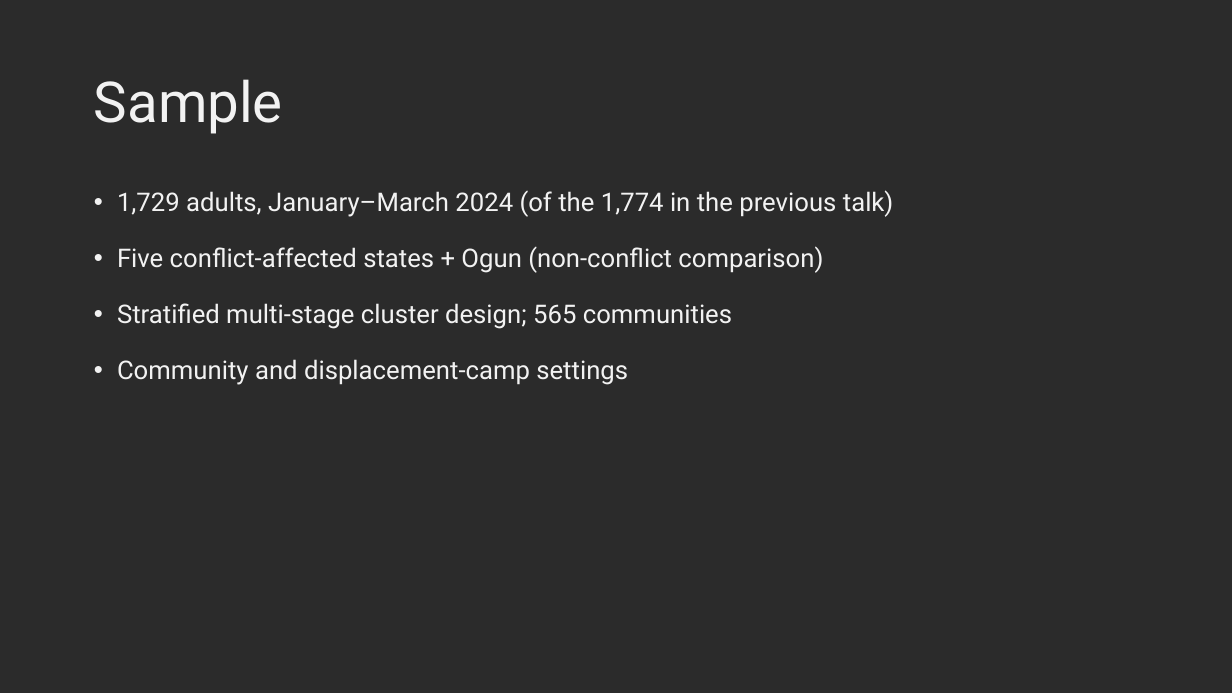
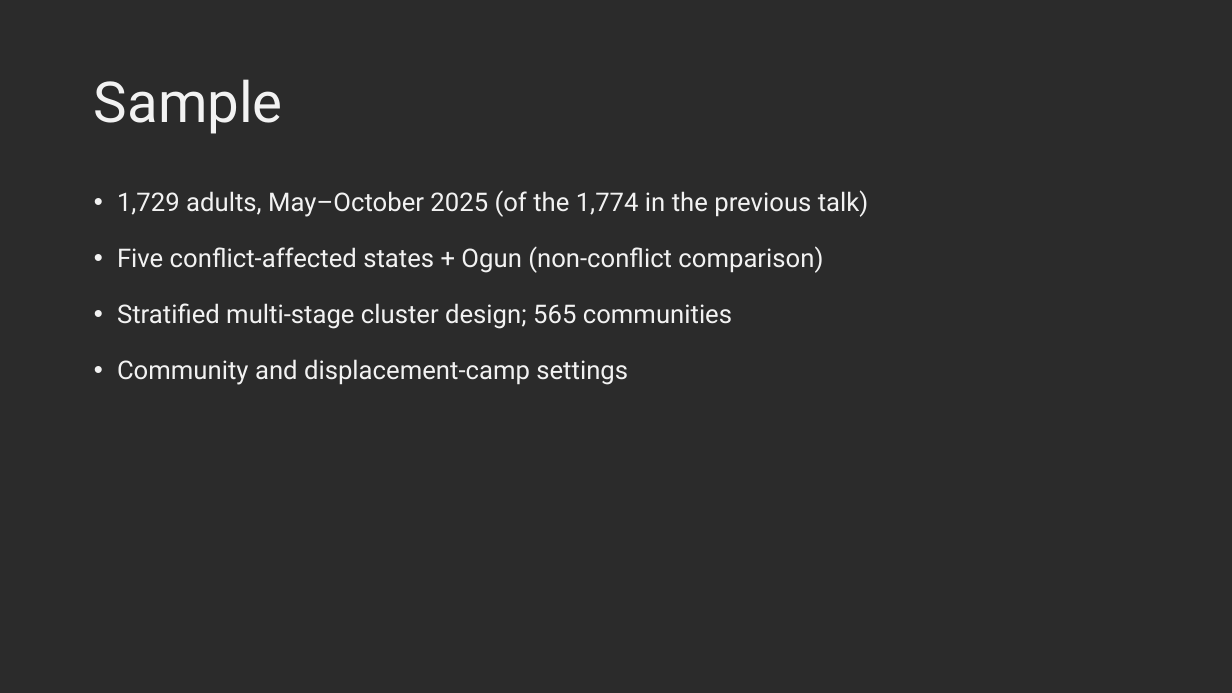
Before and after one commit to MrMoh19/speechify-personal, a slide deck: slide 8 of projects/marvin-stress-trauma/istss_trauma_saturation_template.pptx. Drawn at 1232x693 pixels with LibreOffice and Linux fonts; fonts in the diff are those of the drawing; background and template pictures are left out; a plain dark background stands for a picture behind light text. Boxes give left, top, right and bottom in pixels: in the first picture for what was removed or moved away, otherwise in the second. Text is boxed around its words. In the diff, an @@ line names an element or a change of style, - is before the commit and + after.

```diff
--- a/projects/marvin-stress-trauma/istss_trauma_saturation_template.pptx
+++ b/projects/marvin-stress-trauma/istss_trauma_saturation_template.pptx
@@ text at (117,190,869,217): text changed @@
-• 1,729 adults, January–March 2024 (of the 1,774 in the previous talk)
+• 1,729 adults, May–October 2025 (of the 1,774 in the previous talk)
```
Also in this commit, not shown: 4 other files.
